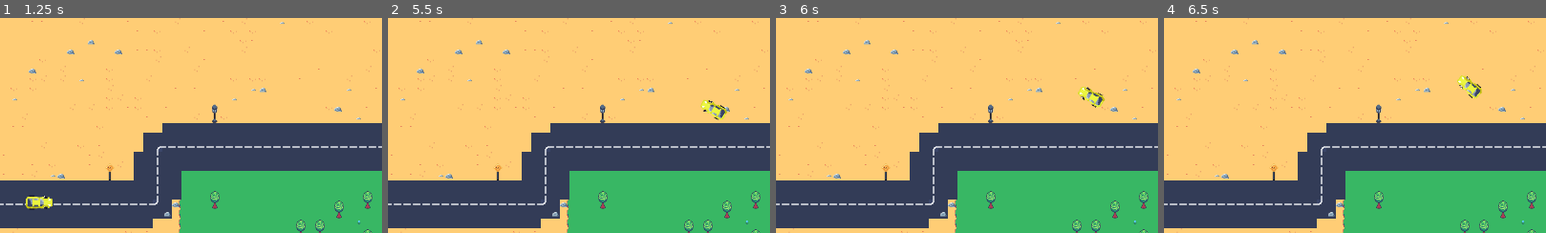
Above: before the commit, frames 1-4 (left to right).
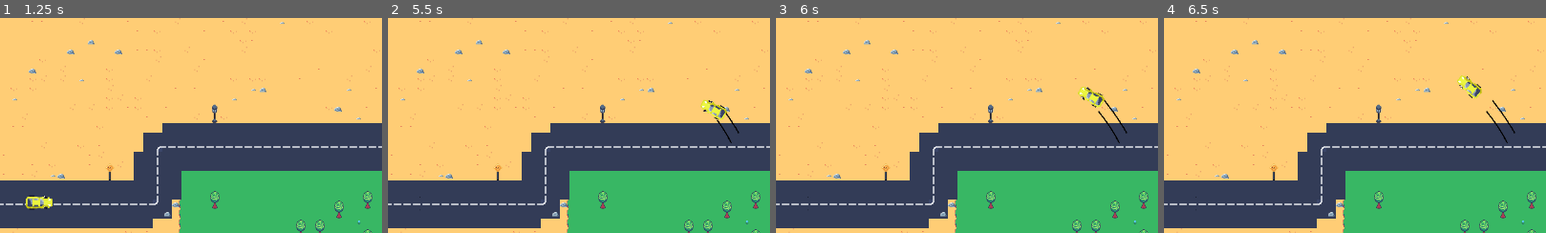
Above: after the commit, the same moments.

Repository: pgawle/driveoutnazis
Game: Godot game, scene res://drive_out_nazis.tscn
Two runs of this game, one before a commit and one after it. Both use one fixed random seed, a clock stepped at 60 frames per second and the inputs below.
Inputs:
- Up to frame 1 (1.25 s): tap Enter at 0.5 s; hold Right (ui_right) from 0.53 s (still down)
- Up to frame 2 (5.5 s): tap Space (handbrake) at 1.25, 2.75 s; release Right (ui_right) at 1.28 s; hold Space (handbrake) 1.28-2.03 s; tap Enter at 2 s; hold Right (ui_right) 2.03-2.78 s; hold Up (ui_up) 2.78-3.53 s; hold Left (ui_left) 3.53-5.03 s; hold Space (handbrake) from 5.03 s (still down)
- Up to frame 3 (6 s): release Space (handbrake) at 5.78 s; hold Right (ui_right) from 5.78 s (still down)
- Up to frame 4 (6.5 s): keep holding Right (ui_right)
The pictures show only the part of the screen within x 39-89%, y 0-50%; the shares and areas given below are measured in that part.

Frame 1 is identical in both runs. In frame 2, 0.1% of the frame differs, in the area x 8-92%, y 44-84%; in frame 3, 0.2%, in the area x 8-92%, y 38-84%; in frame 4, 0.2%.

Commit message:
add wheel marks

Diff:
--- /dev/null
+++ b/Actors/DrawPlain/draw_plain.gd
@@ -0,0 +1,34 @@
+extends Node2D
+
+# ------------------------------------------------------------------
+# Configuration Parameters
+# ------------------------------------------------------------------
+
+@export var MARK_COLOUR := Color(0,0,0)
+@export var MARK_WIDTH := 2.0
+
+var current_line1: Line2D = null
+var current_line2: Line2D = null
+
+func start_drawing(points):
+	if(!current_line1):
+		current_line1 = Line2D.new()
+		add_child(current_line1)
+		current_line1.width = MARK_WIDTH
+		current_line1.default_color = MARK_COLOUR
+
+		current_line2 = Line2D.new()
+		add_child(current_line2)
+		current_line2.width = MARK_WIDTH
+		current_line2.default_color = MARK_COLOUR
+
+	if(points == null):
+		current_line1 = null
+		current_line2 = null
+	else:
+		current_line1.add_point(points[0])
+		current_line2.add_point(points[1])
+
+
+func _on_player_car_draw_mark(point) -> void:
+	start_drawing(point)
--- a/Actors/PlayerCar/PlayerCar.tscn
+++ b/Actors/PlayerCar/PlayerCar.tscn
@@ -80,3 +80,13 @@
 position = Vector2(1, 0)
 rotation = 1.5708
 texture = ExtResource("5_806wr")
+
+[node name="BackWheelRight" type="Marker2D" parent="."]
+unique_name_in_owner = true
+position = Vector2(-6.99997, 7.00003)
+rotation = 1.5708
+
+[node name="BackWheelLeft" type="Marker2D" parent="."]
+unique_name_in_owner = true
+position = Vector2(-7.00003, -6.99997)
+rotation = 1.5708
--- a/Actors/PlayerCar/player_car.gd
+++ b/Actors/PlayerCar/player_car.gd
@@ -1,4 +1,11 @@
 extends CharacterBody2D
+
+
+# ------------------------------------------------------------------
+# Signals
+# ------------------------------------------------------------------
+
+signal draw_mark(point)
 
 # ------------------------------------------------------------------
 # Configuration Parameters
@@ -50,7 +57,8 @@
 @onready var idle_animation = %IdleAnimTimer
 @onready var front_wheel_animation = %WheelAnimation
 @onready var front_wheel_sprite = %FrontWheelsSprite
-
+@onready var back_wheel_pos = %BackWheelLeft
+@onready var front_wheel_pos = %BackWheelRight
 
 func update_handbrake_and_drift(delta):
 	handbrake_active = Input.is_action_pressed("handbrake")
@@ -64,7 +72,11 @@
 
 
 
+
 func _physics_process(delta):
+
+
+
 	var acceleration = get_acceleration()
 	steer_direction = get_steer_direction(steer_direction, delta)
 
@@ -132,7 +144,6 @@
 	if acceleration == Vector2.ZERO and velocity.length() < STOPPING_SPEED_LIMIT:
 		velocity =  Vector2.ZERO
 	else:
-		print(handbrake_active)
 		var friction_force = velocity * GROUND_FRICTION * delta
 		var drag_force = velocity * velocity.length() * DRAG * delta
 
@@ -162,8 +173,24 @@
 	return acceleration
 
 func apply_screen_wrap():
-	position.x = wrapf(position.x, 0, screen_size.x)
-	position.y = wrapf(position.y, 0, screen_size.y)
+	var wrap = false
+	if position.x > screen_size.x:
+		wrap = true
+		position.x = 0
+	if position.x < 0:
+		wrap = true
+		position.x = screen_size.x
+	if position.y > screen_size.y:
+		wrap = true
+		position.y = 0
+	if position.y < 0:
+		wrap = true
+		position.y = screen_size.y
+
+	if(wrap == true):
+		draw_mark.emit(null)
+
+
 
 func update_visuals(_steer_direction):
 	if _steer_direction > 0:
@@ -178,6 +205,11 @@
 	else:
 		front_wheel_animation.pause()
 
+	if(handbrake_active):
+		draw_mark.emit([back_wheel_pos.global_position, front_wheel_pos.global_position])
+	else:
+		draw_mark.emit(null)
+
 func idle_scale():
 	if(scale_up == false):
 		scale.x -= SCALE_RATE_X
--- a/drive_out_nazis.tscn
+++ b/drive_out_nazis.tscn
@@ -1,6 +1,7 @@
-[gd_scene load_steps=5 format=4 uid="uid://bj7fk75m85xhi"]
+[gd_scene load_steps=6 format=4 uid="uid://bj7fk75m85xhi"]
 
 [ext_resource type="PackedScene" uid="uid://r6yj64iax6w2" path="res://Actors/PlayerCar/PlayerCar.tscn" id="1_75lul"]
+[ext_resource type="Script" path="res://Actors/DrawPlain/draw_plain.gd" id="1_tt8e5"]
 [ext_resource type="Texture2D" uid="uid://cs4nb16yriml7" path="res://assets/CP_V1.0.4.png" id="2_eh6l0"]
 
 [sub_resource type="TileSetAtlasSource" id="TileSetAtlasSource_7wrl3"]
@@ -629,6 +630,12 @@
 tile_map_data = PackedByteArray("AAAAABYAAAAUADEAAAAAAB0AAAAUADEAAAABAA8AAAAUADEAAAABABYAAAAUADEAAAABACQAAAAUADEAAAABAC …(5424 unchanged characters)…
 tile_set = SubResource("TileSet_5mlda")
 
+[node name="DrawPlain" type="Node2D" parent="."]
+position = Vector2(0, 2)
+script = ExtResource("1_tt8e5")
+
 [node name="PlayerCar" parent="." instance=ExtResource("1_75lul")]
 rotation = -6.28319
 scale = Vector2(1.5, 1.5)
+
+[connection signal="draw_mark" from="PlayerCar" to="DrawPlain" method="_on_player_car_draw_mark"]
Not shown, changed: README.md
